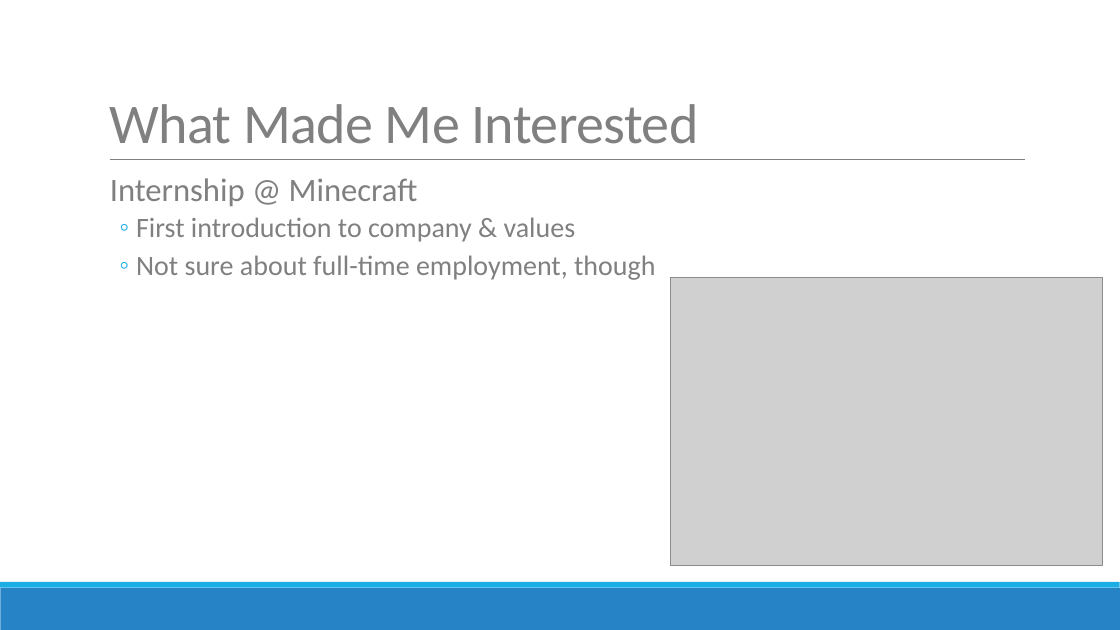
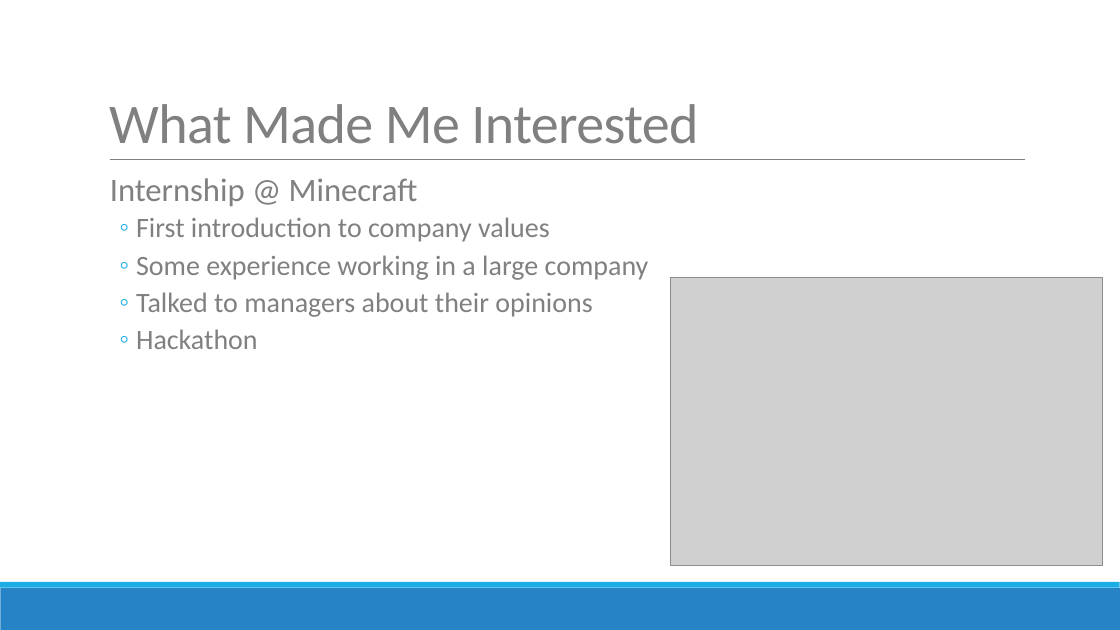
Before and after one commit to deepti-ramani/class-work, a slide deck: slide 5 of GameCareer_Microsoft.pptx. Drawn at 1120x630 pixels with LibreOffice and Linux fonts; fonts in the diff are those of the drawing; grey boxes stand for pictures. Boxes give left, top, right and bottom in pixels: in the first picture for what was removed or moved away, otherwise in the second. Text is boxed around its words. In the diff, an @@ line names an element or a change of style, - is before the commit and + after.

```diff
--- a/GameCareer_Microsoft.pptx
+++ b/GameCareer_Microsoft.pptx
@@ text at (x1=136, y1=217, x2=649, y2=349): text changed @@
-  ◦ First introduction to company & values
-  ◦ Not sure about full-time employment, though
+  ◦ First introduction to company values
+  ◦ Some experience working in a large company
+  ◦ Talked to managers about their opinions
+  ◦ Hackathon
```
Also in this commit, not shown: 4 other slides changed, 1 slide added.
